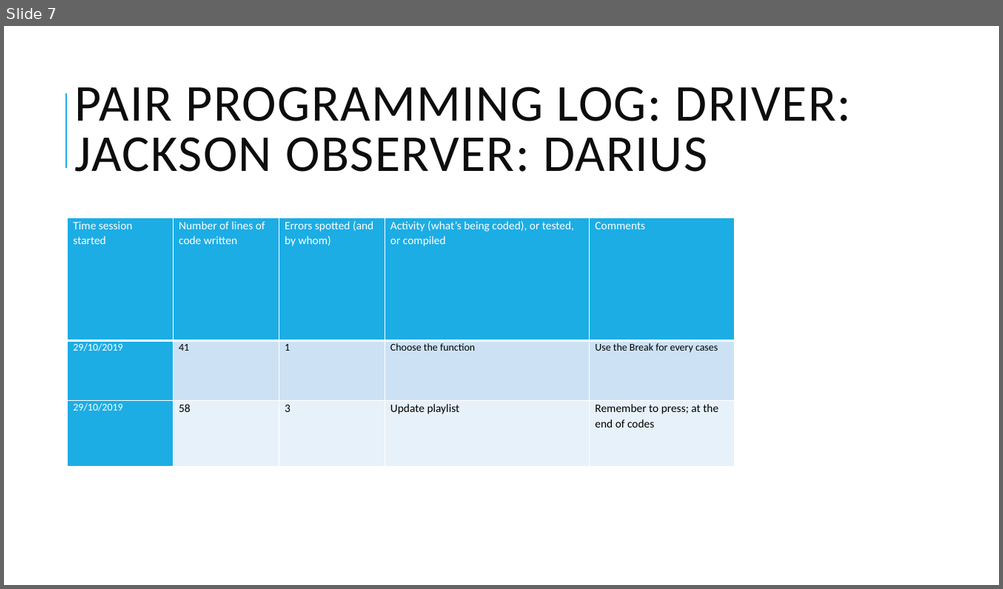
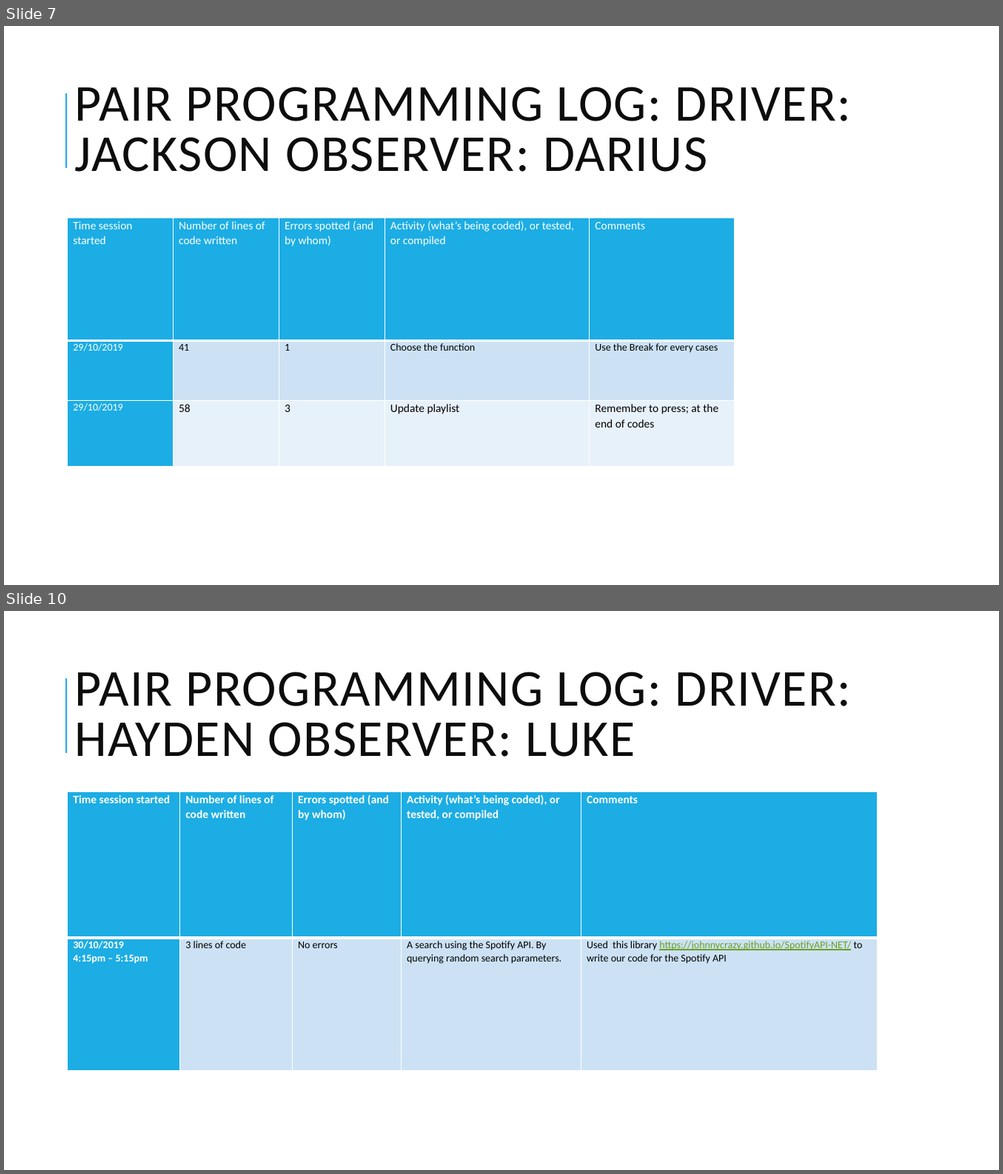
Before and after one commit to LukeTechnoUserOfficial/Software-Engineering-Project, a slide deck: Software Presentation.pptx. Shown one above the other, each under a label of ours: slide 7 before the commit, slides 7 and 10 after it; the slides between them are not shown. The pictures are 1003x589 and 1003x1174 pixels, drawn with LibreOffice and Linux fonts; fonts in the diff are those of the drawing. Boxes give left, top, right and bottom in pixels: in the first picture for what was removed or moved away, otherwise in the second. Text is boxed around its words. In the diff, an @@ line names an element or a change of style, - is before the commit and + after.

Commit message:
Updated Backend Application
Made the news articles display in a grid with their titles, description, author and date with little images next to each of them when you press "get news". Started working on Spotify user interface for tracks

```diff
--- a/Software Presentation.pptx
+++ b/Software Presentation.pptx
@@ slide 10 added at (4,611,999,1170), background #FFFFFF; not listed: 1 template element that a slide beside it also shows @@
@@ title added at (75,672,851,757), 50 pt, text #0D0D0D @@
+PAIR PROGRAMMING LOG: DRIVER: HAYDEN OBSERVER: LUKE
@@ table added at (68,792,878,1071), 2 rows, 5 columns @@
+Time session started | Number of lines of code written | Errors spotted (and by whom) | Activity (what’s being coded), or tested, or compiled | Comments
+30/10/2019 / 4:15pm – 5:15pm | 3 lines of code | No errors | A search using the Spotify API. By querying random search parameters. | Used this library https://johnnycrazy.github.io/SpotifyAPI-NET/ to write our code for the Spotify API
```
Also in this commit, not shown: 4 slides changed, 2 other slides added, 13 other files.
